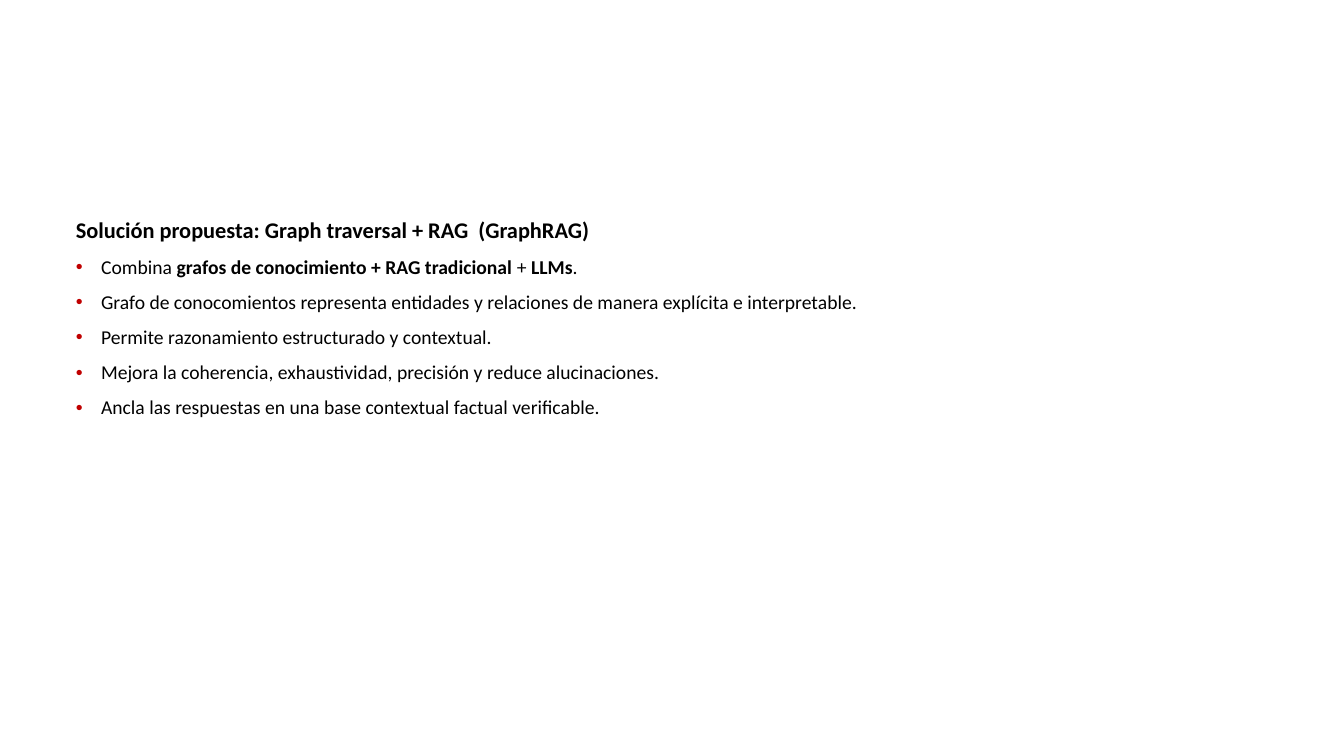
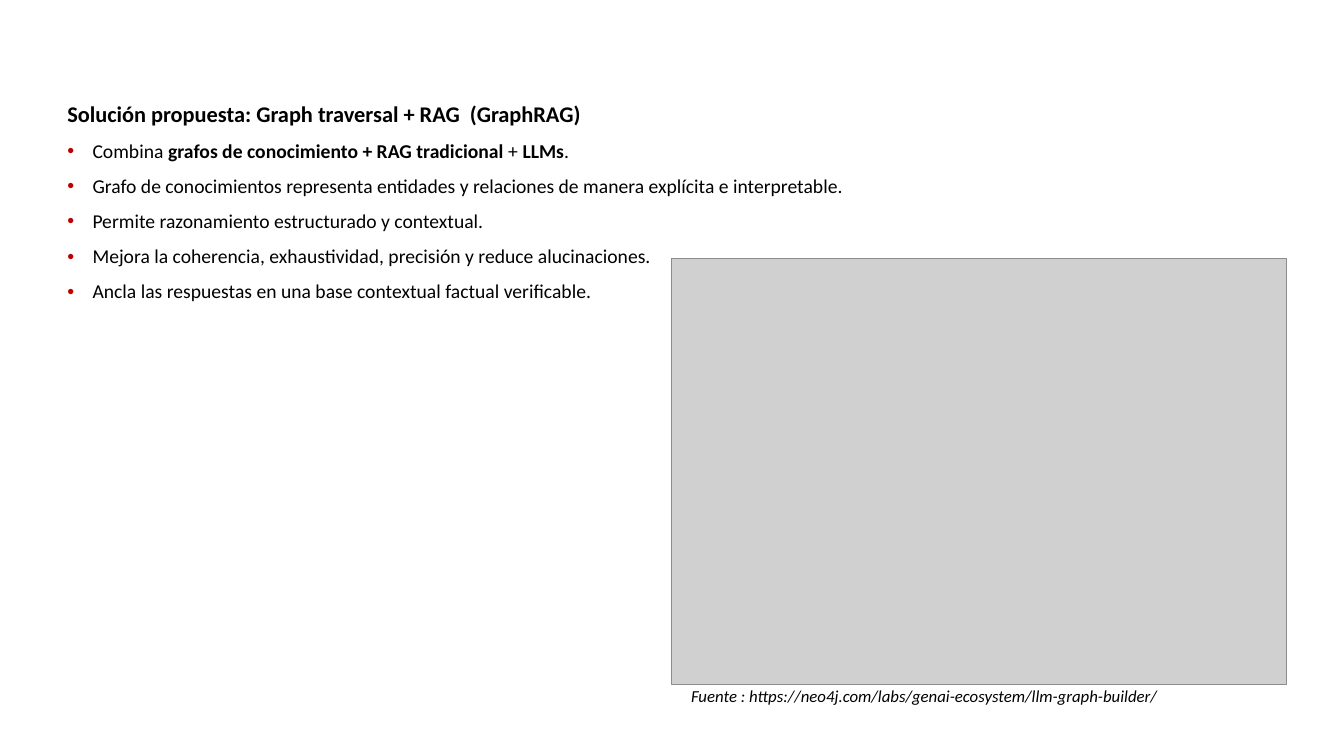
Before and after one commit to juan-aguilera/SEDI_TG, a slide deck: slide 6 of Presentacion propuesta TG.pptx (slide 3 before the commit). Drawn at 1344x756 pixels with LibreOffice and Linux fonts; fonts in the diff are those of the drawing; grey boxes stand for pictures; background and template pictures are left out. Boxes give left, top, right and bottom in pixels: in the first picture for what was removed or moved away, otherwise in the second. Text is boxed around its words. In the diff, an @@ line names an element or a change of style, - is before the commit and + after.

```diff
--- a/Presentacion propuesta TG.pptx
+++ b/Presentacion propuesta TG.pptx
@@ text "Solución propuesta: Graph traversal + ...": place and size @@
-text "Solución propuesta: Graph traversal + ..." at [76,221,856,417]
+text "Solución propuesta: Graph traversal + ..." at [67,105,842,301]
@@ text at [93,179,842,196]: text changed @@
-• Grafo de conocomientos representa entidades y relaciones de manera explícita e interpretable.
+• Grafo de conocimientos representa entidades y relaciones de manera explícita e interpretable.
@@ picture added at [671,258,1287,685] @@
@@ text added at [691,690,1157,705], 12 pt, text #000000, italic @@
+Fuente : https://neo4j.com/labs/genai-ecosystem/llm-graph-builder/
```
Also in this commit, not shown: 7 other slides changed, 3 slides added, 2 other files.
